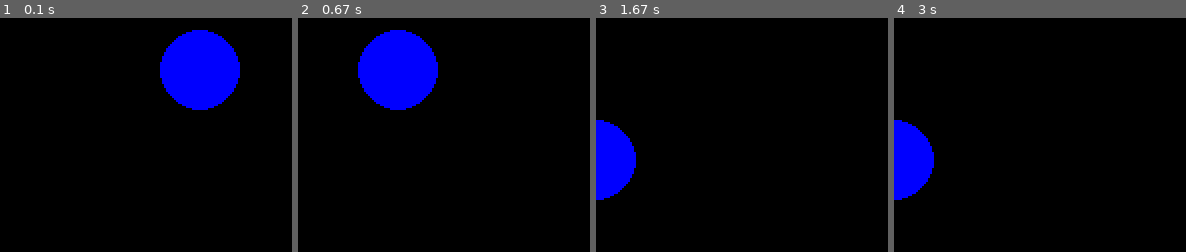
Above: before the commit, frames 1-4 (left to right).
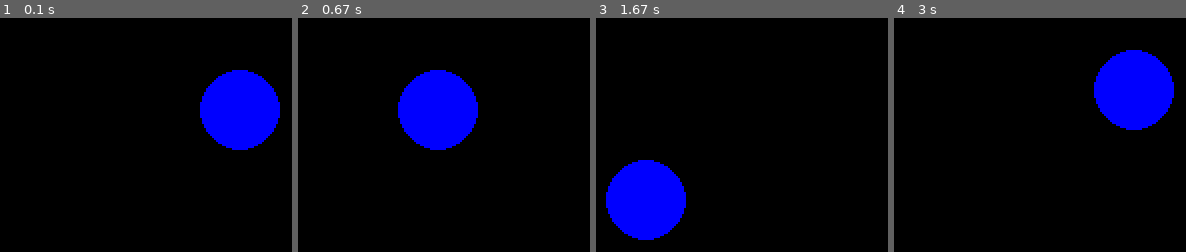
Above: after the commit, the same moments.

Repository: DiscoBizzle/Ghost-Simulator
Game: pygame game, started from Main.py
Two runs of this game, one before a commit and one after it. Both use one fixed random seed, a clock stepped at 60 frames per second and the inputs below.
Inputs:
- Up to frame 1 (0.1 s): no input
- Up to frame 2 (0.67 s): hold Left from 0.33 s (still down)
- Up to frame 3 (1.67 s): release Left at 0.87 s; hold Down 0.9-1.2 s; hold Left 1.23-1.63 s
- Up to frame 4 (3 s): hold Up 1.67-2.03 s; hold Right 2.07-2.7 s

The runs differ from the first frame. In frame 1, 12% of the frame differs, in the area x 54-96%, y 5-57%; in frame 2, 12%; in frame 3, 9.4%; in frame 4, 11%.

Commit message:
constrained to window

Diff:
--- a/GameClass.py
+++ b/GameClass.py
@@ -49,7 +49,10 @@
     def draw(self):
         # this runs faster than game update. animation can be done here with no problems.
         self.windowSurface.fill(blackColour)
-        pygame.draw.circle(self.windowSurface, blueColour, self.player1.coord, 20, 0)
+        temp_surf = pygame.Surface((40, 40))
+
+        pygame.draw.circle(temp_surf, blueColour, (20, 20), 20, 0)
+        self.windowSurface.blit(temp_surf, self.player1.coord)
         pygame.display.update()
 
     def handleInput(self, event):
--- a/PlayerClass.py
+++ b/PlayerClass.py
@@ -2,11 +2,21 @@
 
 
 def check_screen_collision(p):
-    if p.coord[0] > 0 and p.coord[0] + p.dimensions[0] < WINDOW_WIDTH and \
-       p.coord[1] > 0 and p.coord[1] + p.dimensions[1] < WINDOW_HEIGHT:
-        return True
-    else:
-        return False
+    pro_pos = (p.coord[0] + p.velocity[0], p.coord[1] + p.velocity[1])
+    if pro_pos[0] > 0 and pro_pos[0] + p.dimensions[0] < WINDOW_WIDTH and \
+       pro_pos[1] > 0 and pro_pos[1] + p.dimensions[1] < WINDOW_HEIGHT:
+        return pro_pos
+    elif p.velocity[0] < 0 and pro_pos[0] > 0:
+        return (0, pro_pos[1])
+    elif p.velocity[1] < 0 and pro_pos[1] > 0:
+        return (pro_pos[0], 0)
+    elif p.velocity[0] > 0 and pro_pos[0] < WINDOW_WIDTH:
+        return (WINDOW_WIDTH, pro_pos[1])
+    elif p.velocity[1] > 0 and pro_pos[1] < WINDOW_HEIGHT:
+        return (pro_pos[0], WINDOW_HEIGHT)
+
+    return p.coord
+
 
 
 class Player:
@@ -16,5 +26,4 @@
         self.velocity = (0,0)
 
     def update(self):
-        if check_screen_collision(self):
-            self.coord = (self.coord[0] + self.velocity[0], self.coord[1] + self.velocity[1])
+        self.coord = check_screen_collision(self)
